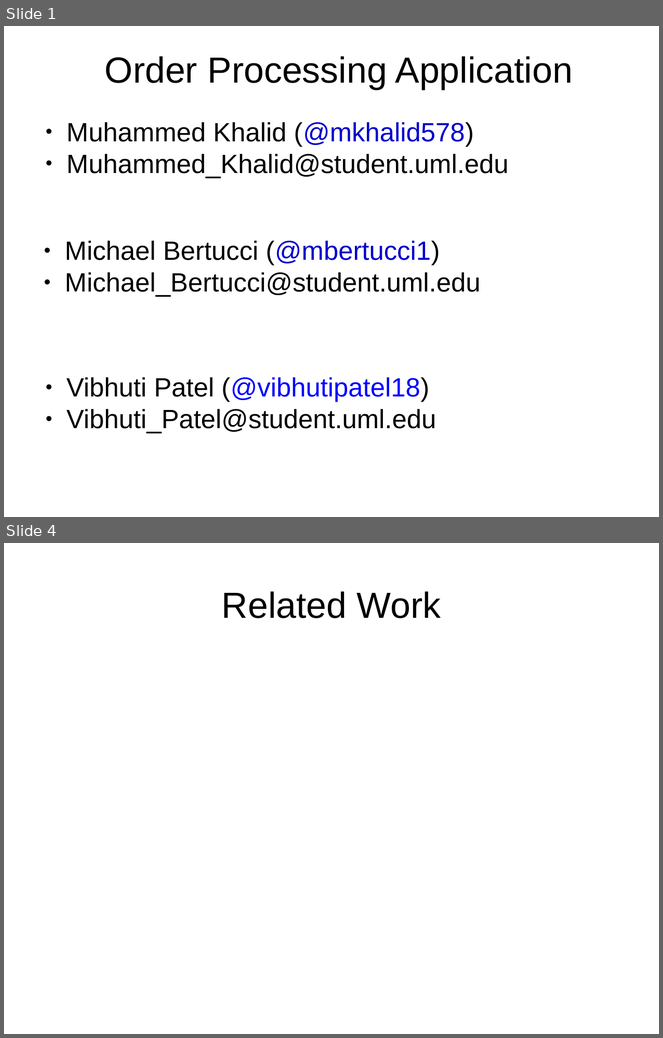
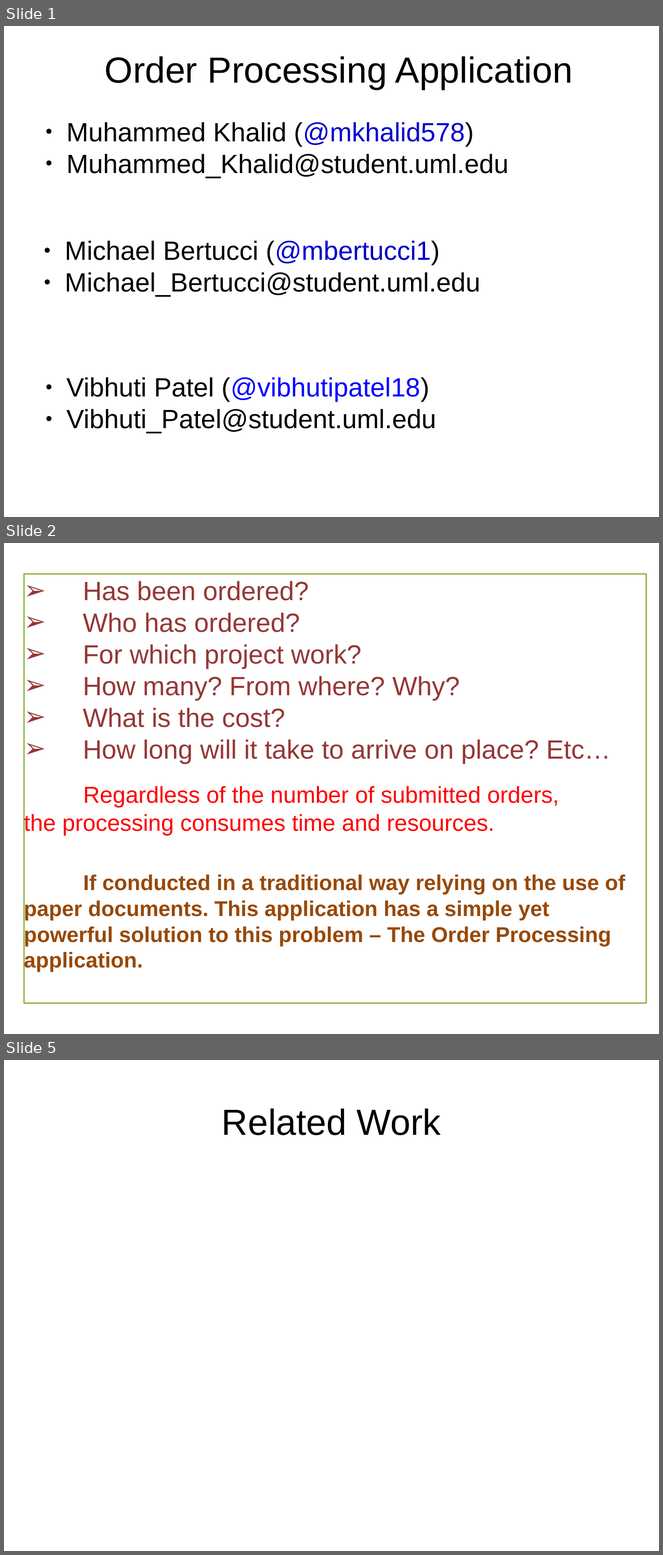
Before and after one commit to mkhalid578/orderProcessing, a slide deck: Project_Proposal.pptx. Shown one above the other, each under a label of ours: slides 1 and 4 before the commit, slides 1, 2 and 5 after it; the slides between them are not shown. The pictures are 663x1038 and 663x1555 pixels, drawn with LibreOffice and Linux fonts; fonts in the diff are those of the drawing. Boxes give left, top, right and bottom in pixels: in the first picture for what was removed or moved away, otherwise in the second. Text is boxed around its words. In the diff, an @@ line names an element or a change of style, - is before the commit and + after.

```diff
--- a/Project_Proposal.pptx
+++ b/Project_Proposal.pptx
@@ slide 2 added at bbox=[4, 543, 659, 1034], background #FFFFFF @@
@@ rectangle added at bbox=[24, 574, 647, 1003], fill #FFFFFF, outline #9BBB59 2 pt, 26 pt, text #984807 @@
+➢ Has been ordered?
+➢ Who has ordered?
+➢ For which project work?
+➢ How many? From where? Why?
+➢ What is the cost?
+➢ How long will it take to arrive on place? Etc…
+Regardless of the number of submitted orders, the processing consumes time and resources.
+If conducted in a traditional way relying on the use of paper documents. This application has a simple yet powerful solution to this problem – The Order Processing application.
@@ what was slide 4 is now slide 5 @@
```
Also in this commit, not shown: 2 slides changed, 2 other slides added, 2 slides removed.
